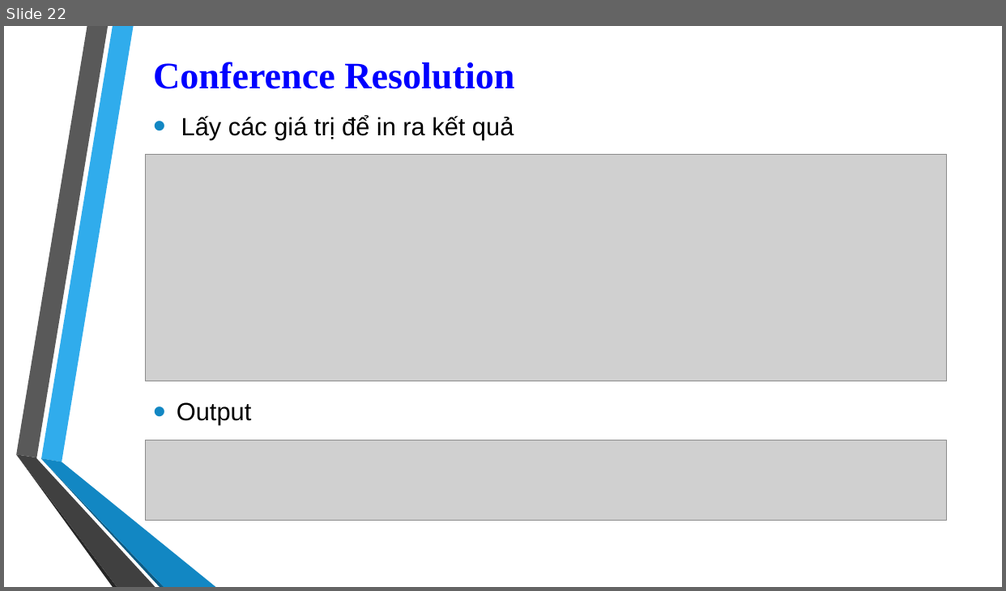
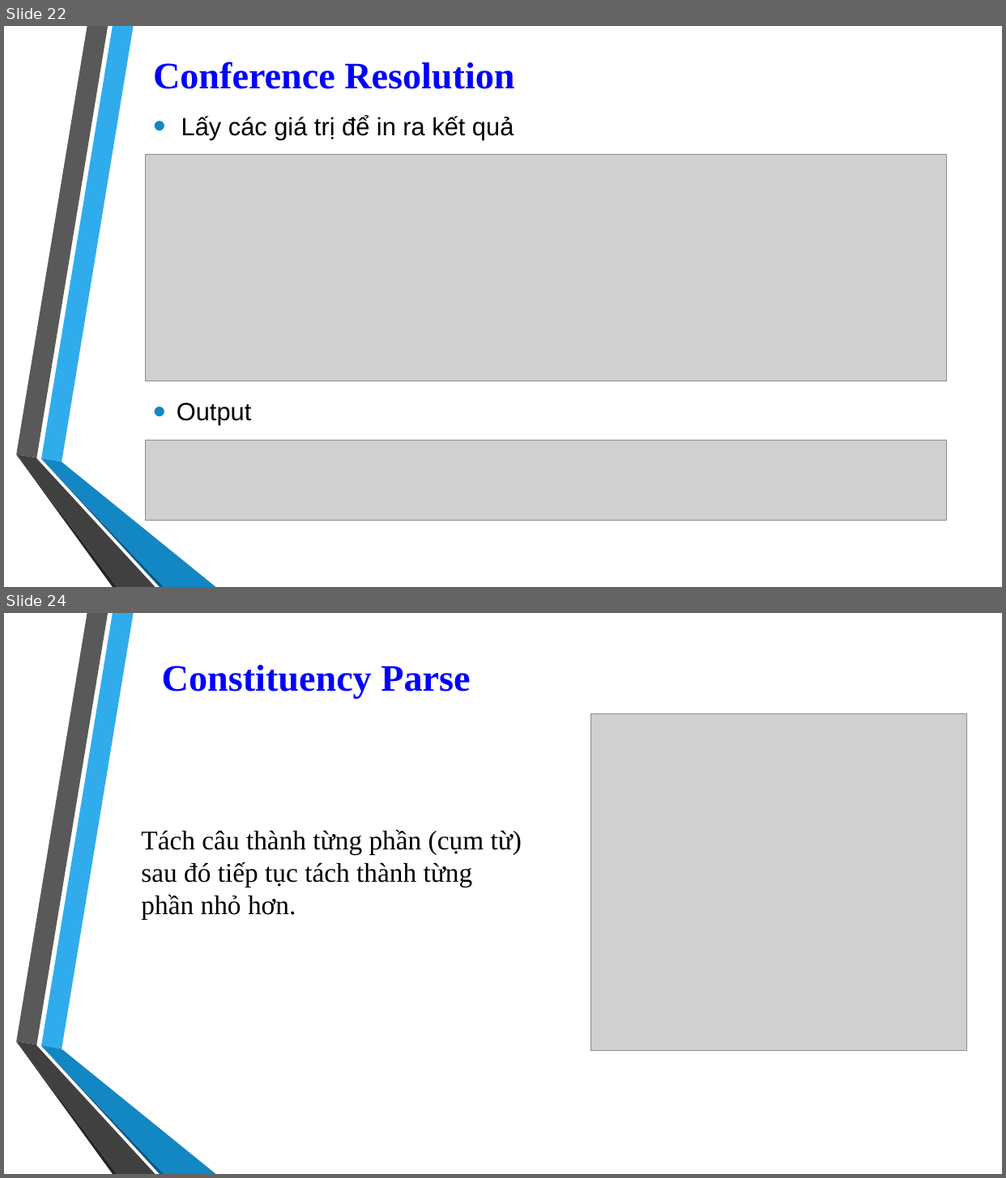
Before and after one commit to 1412520/TextMining, a slide deck: Seminar/Stanford_CoreNLP.pptx. Shown one above the other, each under a label of ours: slide 22 before the commit, slides 22 and 24 after it; the slides between them are not shown. The pictures are 1006x591 and 1006x1178 pixels, drawn with LibreOffice and Linux fonts; fonts in the diff are those of the drawing; grey boxes stand for pictures; background and template pictures are left out. Boxes give left, top, right and bottom in pixels: in the first picture for what was removed or moved away, otherwise in the second. Text is boxed around its words. In the diff, an @@ line names an element or a change of style, - is before the commit and + after.

Commit message:
add Parser into slide

```diff
--- a/Seminar/Stanford_CoreNLP.pptx
+++ b/Seminar/Stanford_CoreNLP.pptx
@@ slide 24 added at bbox=[4, 613, 1002, 1174], background picture (left out); not listed: 6 template elements that a slide beside it also shows @@
@@ title added at bbox=[162, 665, 470, 699], 36 pt, text #0000FF, bold @@
+Constituency Parse
@@ picture added at bbox=[591, 714, 967, 1051] @@
@@ text added at bbox=[141, 830, 522, 919], 26 pt, text #000000 @@
+Tách câu thành từng phần (cụm từ) sau đó tiếp tục tách thành từng phần nhỏ hơn.
```
Also in this commit, not shown: 2 slides changed, 4 other slides added.
